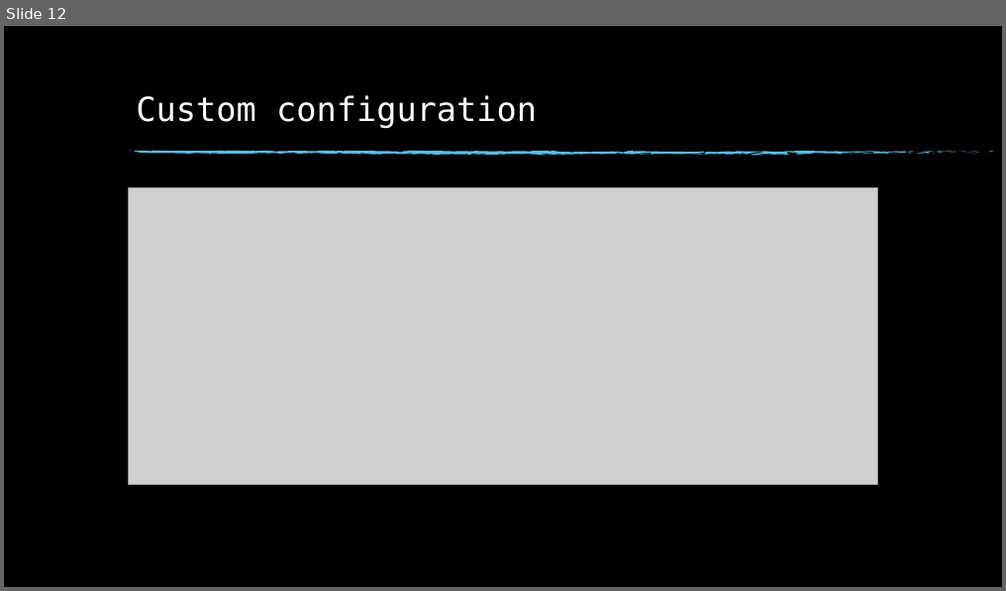
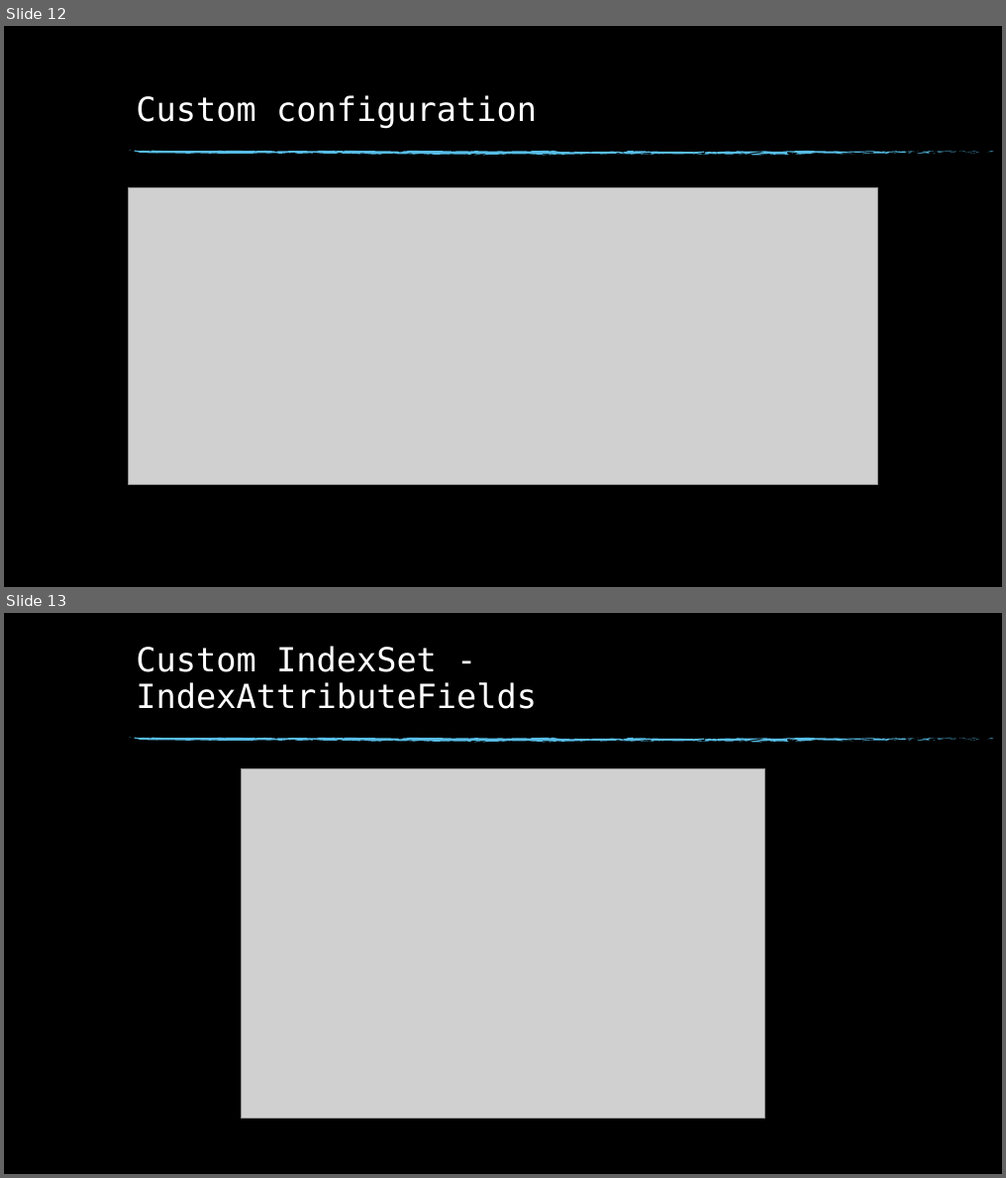
Before and after one commit to Svetlin-Slavchev/WorkingWithUmbraco, a slide deck: Umbraco Examine Search.pptx. Shown one above the other, each under a label of ours: slide 12 before the commit, slides 12 and 13 after it. The pictures are 1006x591 and 1006x1178 pixels, drawn with LibreOffice and Linux fonts; fonts in the diff are those of the drawing; grey boxes stand for pictures; background and template pictures are left out. Boxes give left, top, right and bottom in pixels: in the first picture for what was removed or moved away, otherwise in the second. Text is boxed around its words. In the diff, an @@ line names an element or a change of style, - is before the commit and + after.

```diff
--- a/Umbraco Examine Search.pptx
+++ b/Umbraco Examine Search.pptx
@@ slide 13 added at [4, 613, 1002, 1174], background picture (left out); not listed: 74 template elements that a slide beside it also shows @@
@@ title added at [136, 646, 537, 709], 32 pt, text #FFFFFF @@
+Custom IndexSet - IndexAttributeFields
@@ picture added at [242, 768, 765, 1118] @@
```
Also in this commit, not shown: 8 slides changed, 3 other slides added, 1 slide removed, 1 other file.
